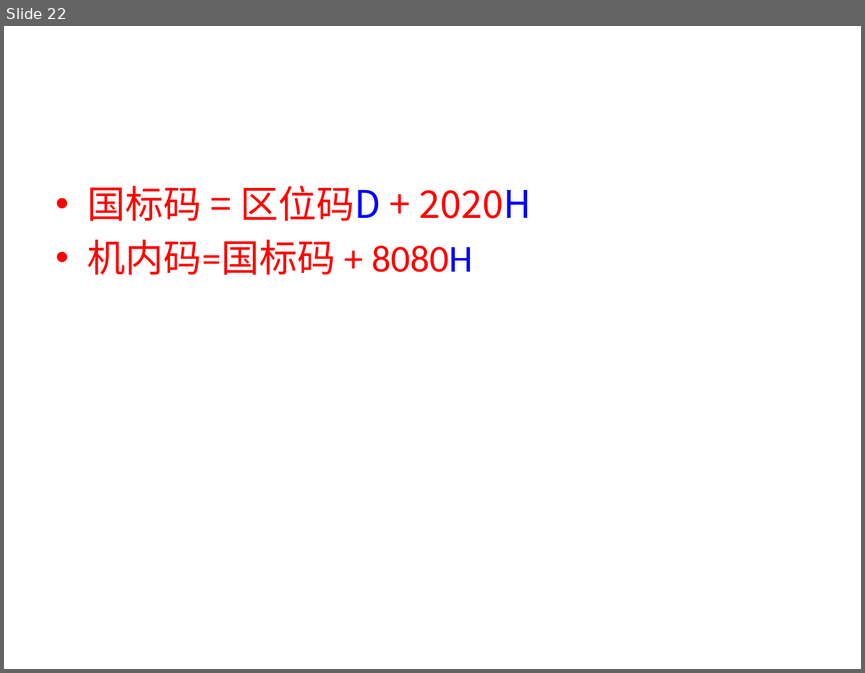
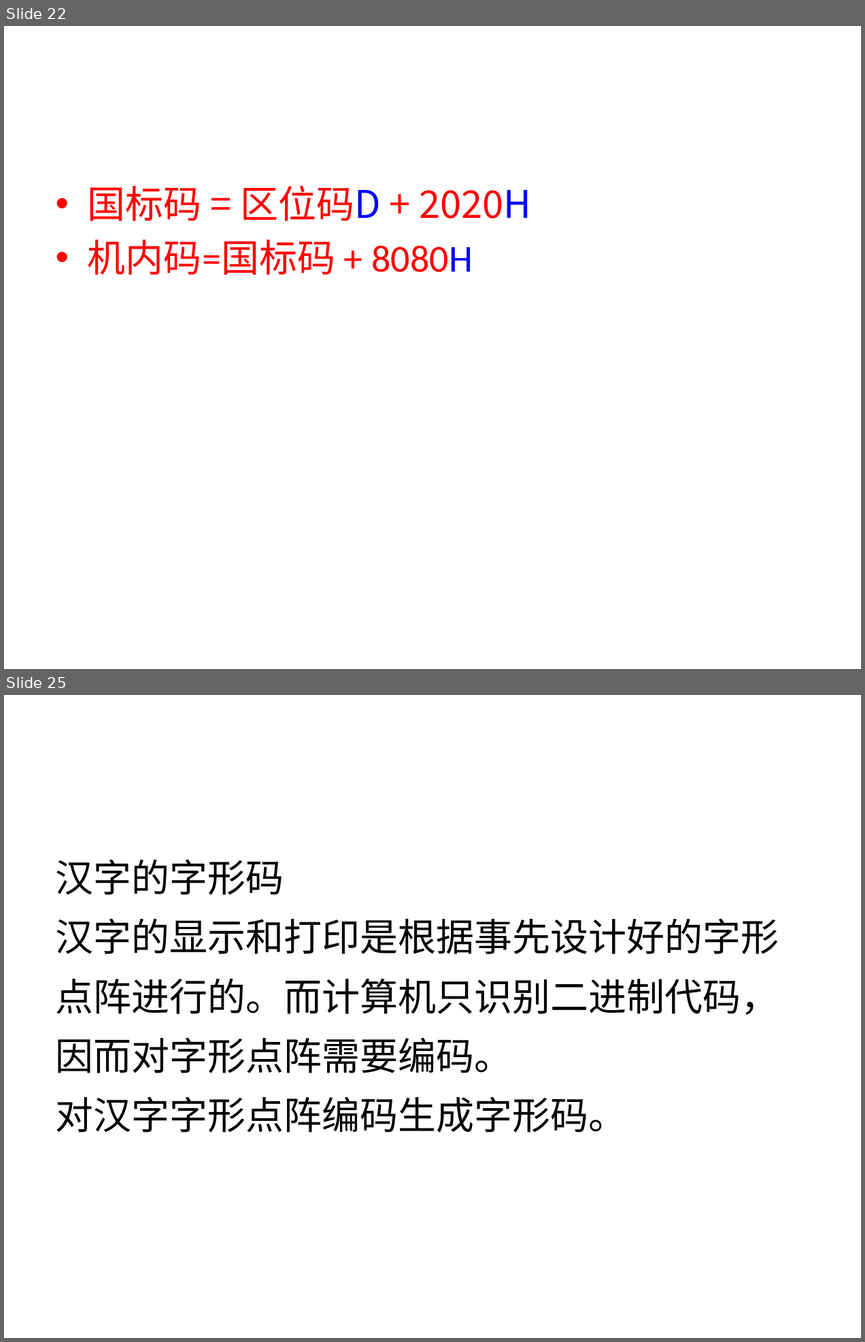
Before and after one commit to sans123wx/class, a slide deck: 计算机应用基础/第1章计算机基础/第1章复习.pptx. Shown one above the other, each under a label of ours: slide 22 before the commit, slides 22 and 25 after it; the slides between them are not shown. The pictures are 865x673 and 865x1342 pixels, drawn with LibreOffice and Linux fonts; fonts in the diff are those of the drawing. Boxes give left, top, right and bottom in pixels: in the first picture for what was removed or moved away, otherwise in the second. Text is boxed around its words. In the diff, an @@ line names an element or a change of style, - is before the commit and + after.

```diff
--- a/计算机应用基础/第1章计算机基础/第1章复习.pptx
+++ b/计算机应用基础/第1章计算机基础/第1章复习.pptx
@@ slide 25 added at <box>4,695,861,1338</box>, background #FFFFFF @@
@@ text added at <box>56,859,779,1132</box>, 32 pt, text #000000 @@
+汉字的字形码
+汉字的显示和打印是根据事先设计好的字形点阵进行的。而计算机只识别二进制代码，因而对字形点阵需要编码。
+对汉字字形点阵编码生成字形码。
```
Also in this commit, not shown: 13 other slides added, 13 other files.
